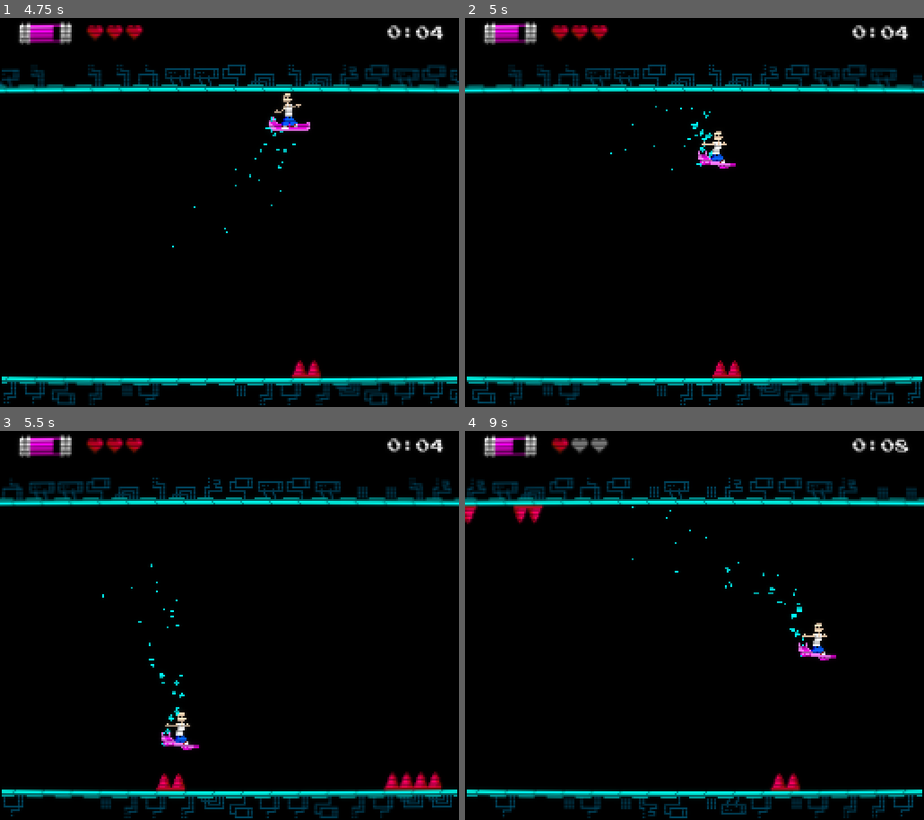
Above: before the commit, frames 1-4 (two rows, left to right).
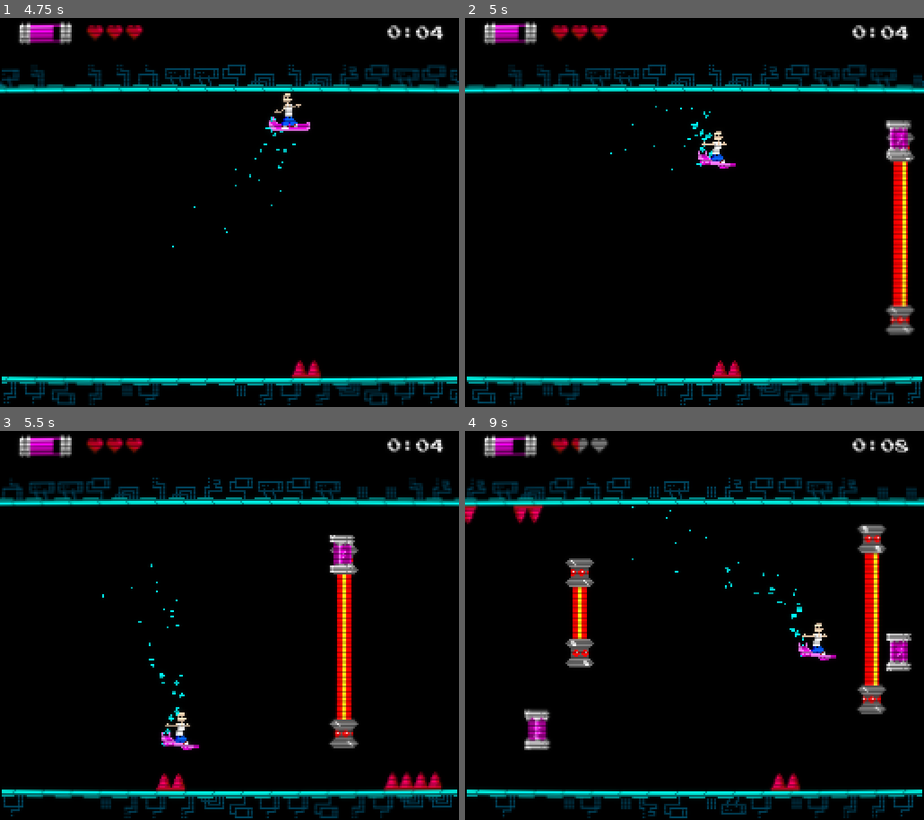
Above: after the commit, the same moments.

Repository: kernel00ps/Hoverbald
Game: Godot game, scene res://scenes/main_menu.tscn
The game is run twice, just before and just after one commit, with the same random seed, the same clock (stepped at 60 frames per second) and the same inputs. Sound files missing from this copy of the repository are replaced by a short silence.
Inputs:
- Up to frame 1 (4.75 s): click "Play" at 0.5 s; hold D (RIGHT) 1.28-2.03 s; hold S (DOWN) 2.03-2.78 s; hold D (RIGHT) 2.78-3.53 s; hold Space (UP) 3.53-4.28 s; hold A (LEFT) from 4.28 s (still down)
- Up to frame 2 (5 s): keep holding A (LEFT)
- Up to frame 3 (5.5 s): keep holding A (LEFT)
- Up to frame 4 (9 s): release A (LEFT) at 5.78 s; hold S (DOWN) 5.78-6.53 s; hold D (RIGHT) 6.53-7.28 s; hold Space (UP) 7.28-8.03 s; hold D (RIGHT) 8.03-8.78 s; hold S (DOWN) from 8.78 s (still down)

Frame 1 is identical in both runs. In frame 2, 2.2% of the frame differs, in the area x 91-99%, y 26-82%; in frame 3, 2.1%; in frame 4, 4.0%, in the area x 12-98%, y 1-83%.
Error before the commit: Parse Error: Identifier "game_running" not declared in the current scope. (res://scripts/main.gd:39)

Commit message:
SAD BI TREBALO DA RADI

Diff:
--- a/scripts/main.gd
+++ b/scripts/main.gd
@@ -3,6 +3,9 @@
 @export var obstacle_scene : PackedScene
 @export var pickup_energy_scene: PackedScene
 @export var spikes_scene: PackedScene
+
+var game_running : bool
+var game_over : bool
 
 const SCROLL_SPEED : int = 1
 var viewport_size: Vector2
@@ -14,6 +17,7 @@
 var pickup_energy_list: Node2D
 
 var game_over_screen: CanvasLayer
+
 
 func _ready() -> void:
 	obstacle_list = get_node("Obstacles")
